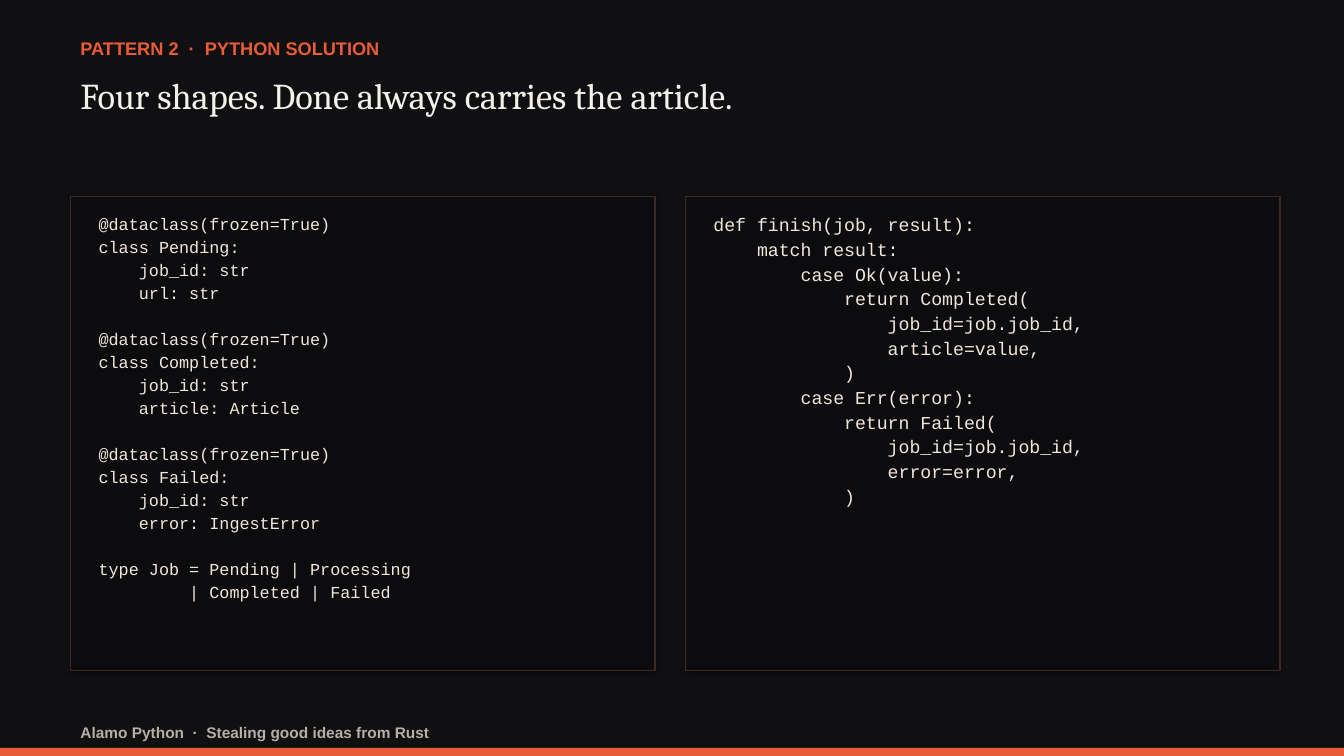
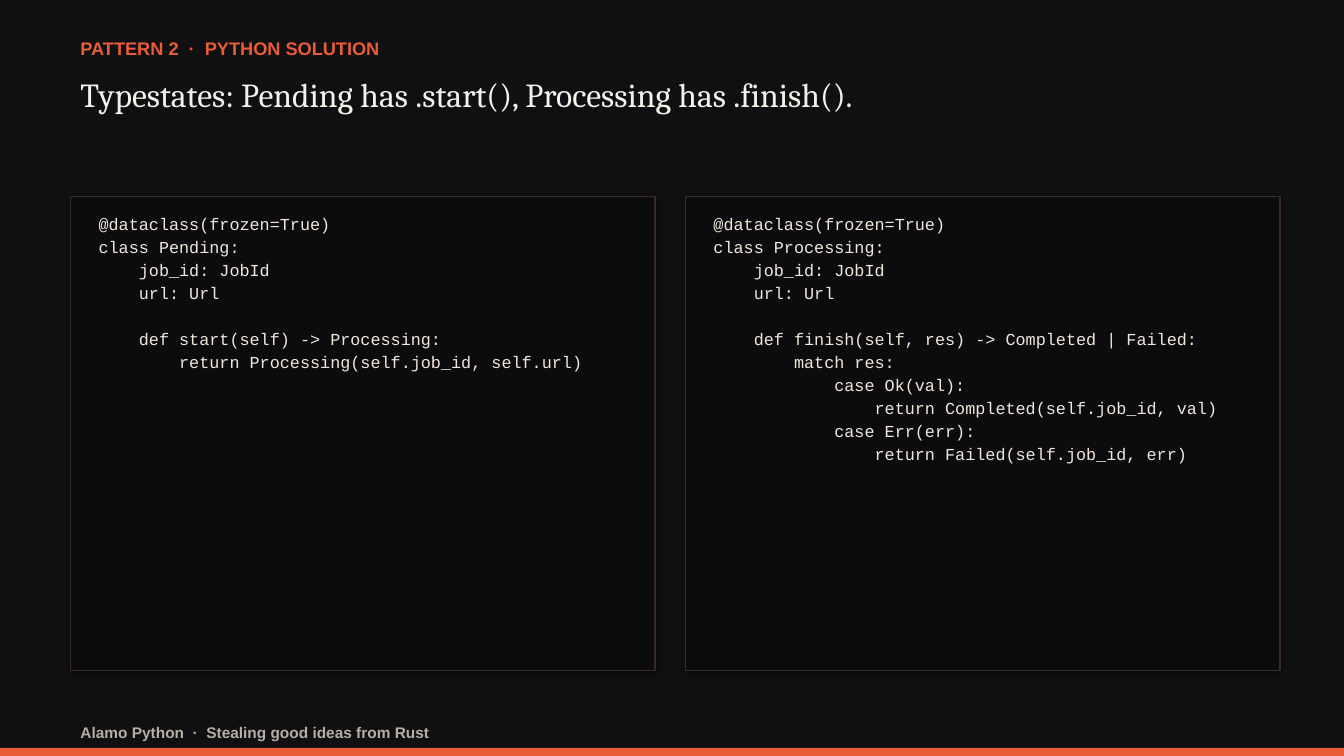
Before and after one commit to darwing1210/thinking-in-rust-writing-in-python, a slide deck: slide 13 of presentation/stealing-good-ideas-from-rust.pptx. Drawn at 1344x756 pixels with LibreOffice and Linux fonts; fonts in the diff are those of the drawing. Boxes give left, top, right and bottom in pixels: in the first picture for what was removed or moved away, otherwise in the second. Text is boxed around its words. In the diff, an @@ line names an element or a change of style, - is before the commit and + after.

Commit message:
Upgrade talk to 4 deep patterns: Typestates, NewType, assert_never, and Ownership law

```diff
--- a/presentation/stealing-good-ideas-from-rust.pptx
+++ b/presentation/stealing-good-ideas-from-rust.pptx
@@ text at box(80, 83, 852, 115): text changed; size 26 to 24 pt @@
-Four shapes. Done always carries the article.
+Typestates: Pending has .start(), Processing has .finish().
@@ text at box(713, 218, 1217, 464): text changed; size 13 to 12 pt @@
-def finish(job, result):
-match result:
-case Ok(value):
-return Completed(
-job_id=job.job_id,
-article=value,
-)
-case Err(error):
-return Failed(
-job_id=job.job_id,
-error=error,
-)
+@dataclass(frozen=True)
+class Processing:
+job_id: JobId
+url: Url
+def finish(self, res) -> Completed | Failed:
+match res:
+case Ok(val):
+return Completed(self.job_id, val)
+case Err(err):
+return Failed(self.job_id, err)
@@ text at box(139, 264, 582, 372): text changed @@
-job_id: str
-url: str
-@dataclass(frozen=True)
-class Completed:
-job_id: str
-article: Article
-@dataclass(frozen=True)
-class Failed:
-job_id: str
-error: IngestError
-type Job = Pending | Processing
-| Completed | Failed
+job_id: JobId
+url: Url
+def start(self) -> Processing:
+return Processing(self.job_id, self.url)
```
Also in this commit, not shown: 10 other slides changed, 6 slides added, 4 slides removed, 21 other files.
